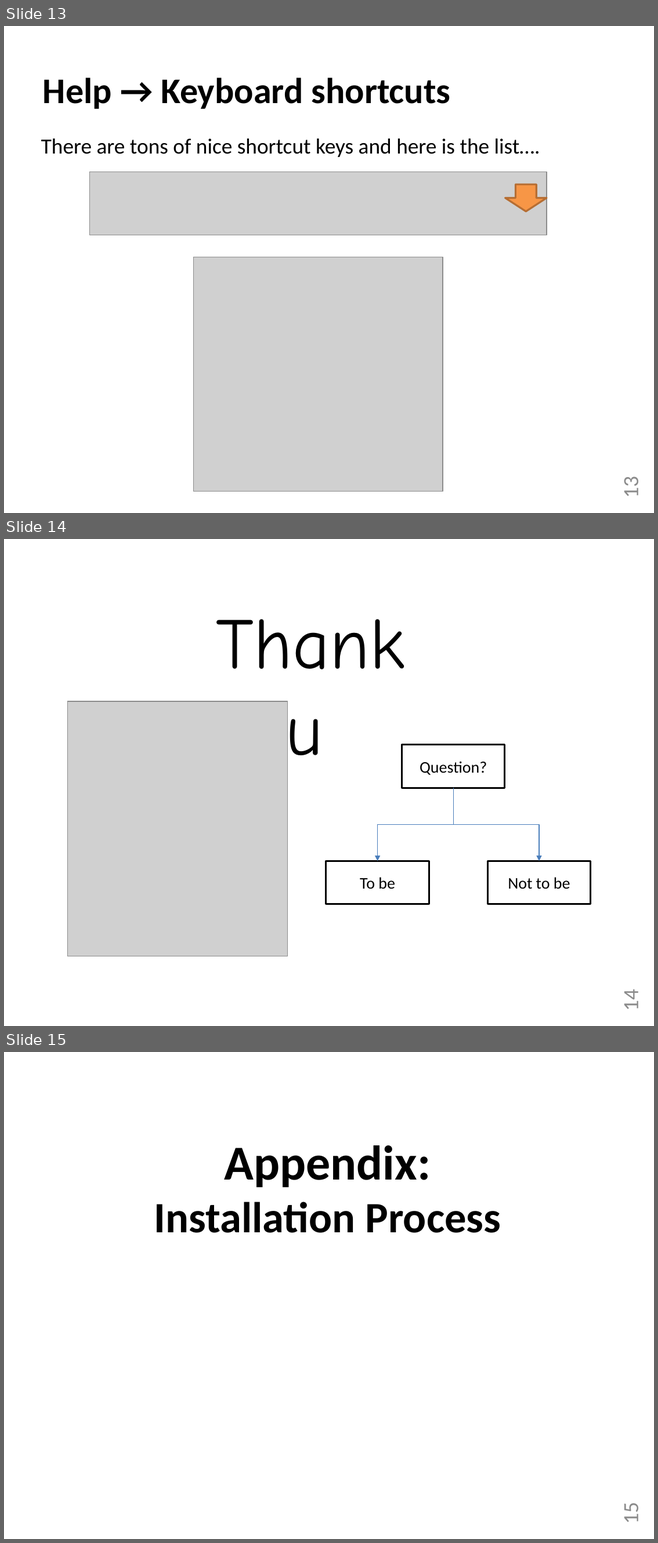
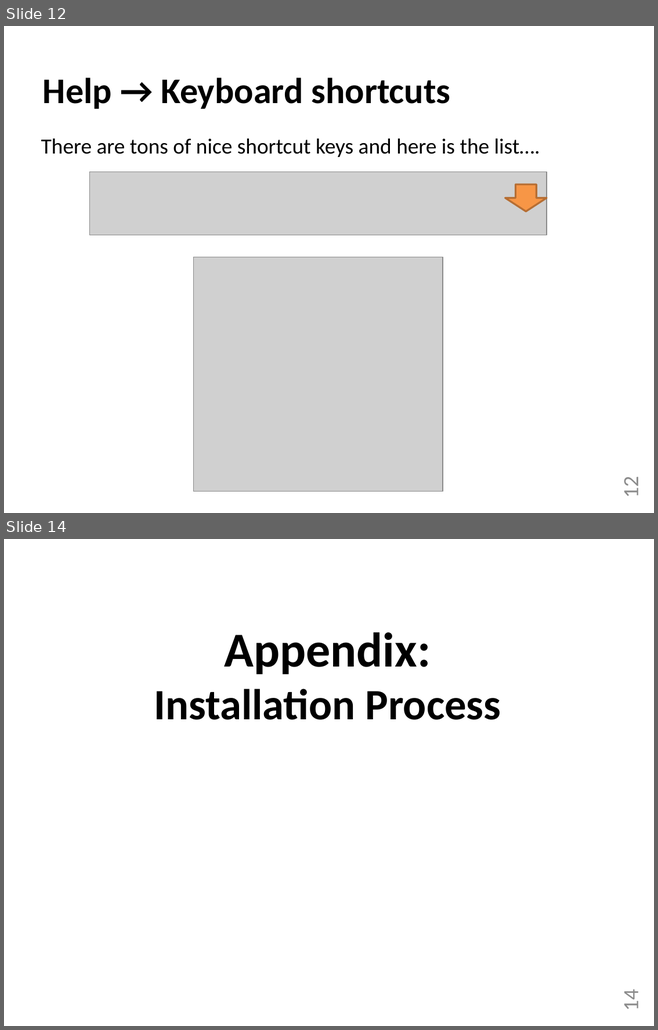
Before and after one commit to TheZerOne/PythonBeginnersCourse, a slide deck: Python basics/01-Python - Hello world.pptx. Shown one above the other, each under a label of ours: slides 13, 14 and 15 before the commit, slides 12 and 14 after it; the slides between them are not shown. The pictures are 658x1543 and 658x1030 pixels, drawn with LibreOffice and Linux fonts; fonts in the diff are those of the drawing; grey boxes stand for pictures. Boxes give left, top, right and bottom in pixels: in the first picture for what was removed or moved away, otherwise in the second. Text is boxed around its words. In the diff, an @@ line names an element or a change of style, - is before the commit and + after.

```diff
--- a/Python basics/01-Python - Hello world.pptx
+++ b/Python basics/01-Python - Hello world.pptx
@@ slide 14 removed at (4, 539, 654, 1026), background #FFFFFF @@
@@ text removed at (216, 619, 405, 777) @@
-Thank you
@@ picture removed at (68, 701, 288, 956) @@
@@ rectangle removed at (401, 745, 504, 788) @@
-Question?
@@ elbow arrow removed from (453, 788) to (378, 861) @@
@@ elbow arrow removed from (453, 788) to (539, 861) @@
@@ rectangle removed at (325, 861, 428, 905) @@
-To be
@@ rectangle removed at (487, 861, 590, 905) @@
-Not to be
@@ page number removed at (617, 991, 644, 1009) @@
-14
@@ what was slide 13 is now slide 12 @@
@@ page number at (617, 478, 644, 496): text changed @@
-13
+12
@@ what was slide 15 is now slide 14 @@
@@ page number at (617, 991, 644, 1009): text changed @@
-15
+14
```
Also in this commit, not shown: 1 slide changed, 1 slide added, 1 other slide removed, 14 other files.
